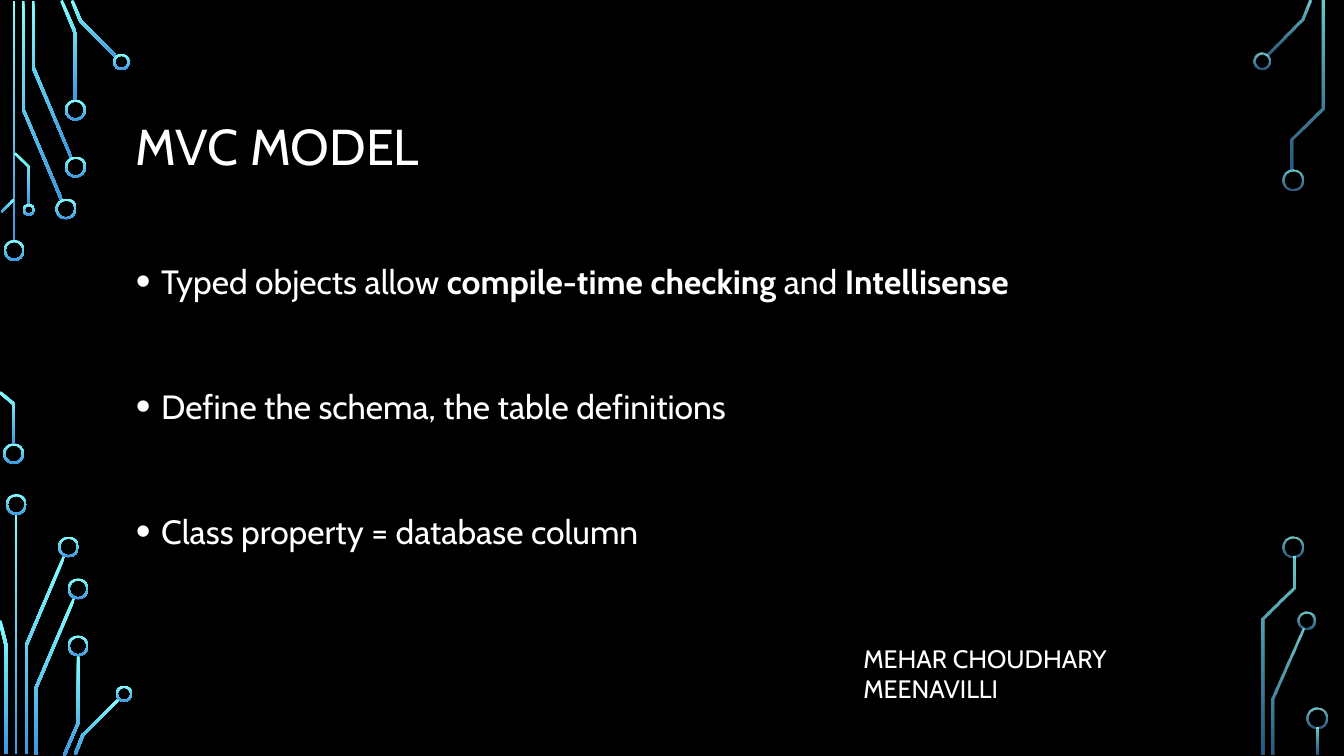
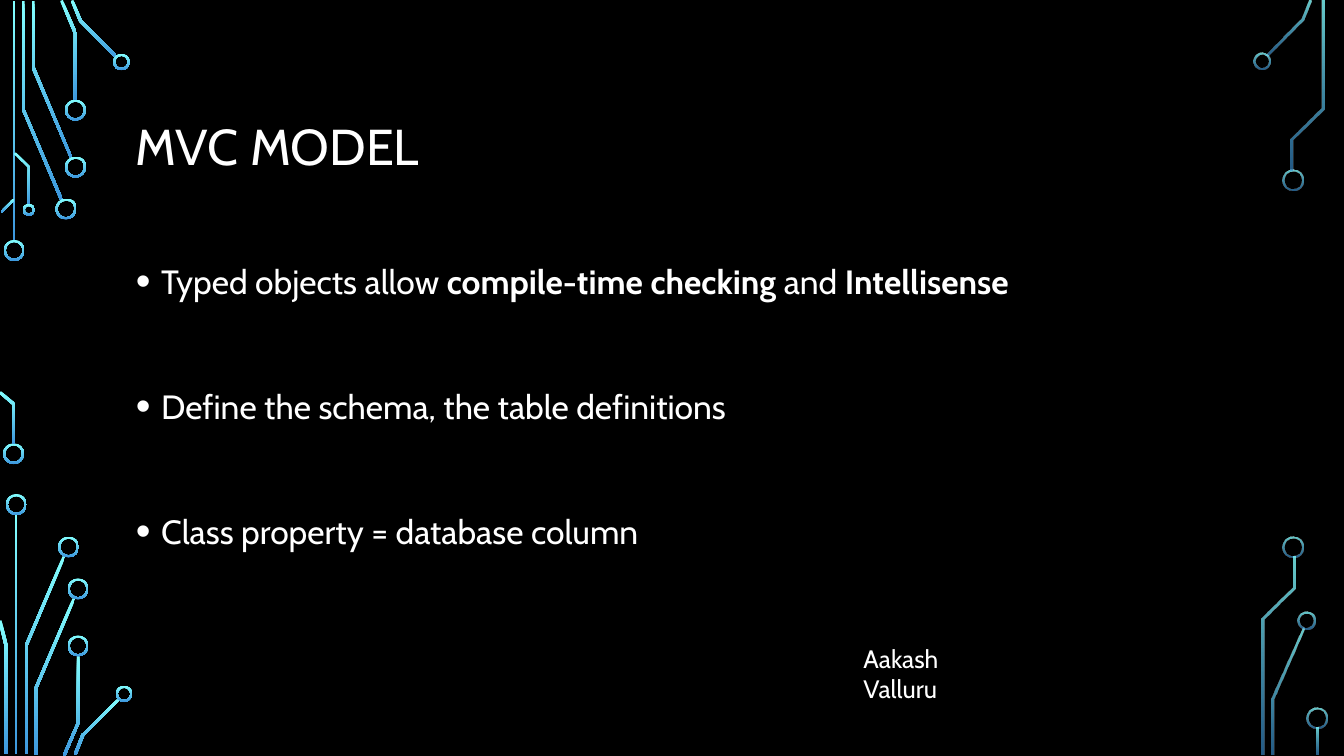
Before and after one commit to MeharChoudhary/WS4-Team, a slide deck: slide 5 of Models and designing schemas.pptx. Drawn at 1344x756 pixels with LibreOffice and Linux fonts; fonts in the diff are those of the drawing; background and template pictures are left out. Boxes give left, top, right and bottom in pixels: in the first picture for what was removed or moved away, otherwise in the second. Text is boxed around its words. In the diff, an @@ line names an element or a change of style, - is before the commit and + after.

```diff
--- a/Models and designing schemas.pptx
+++ b/Models and designing schemas.pptx
@@ text at [863,649,938,699]: text changed @@
-MEHAR CHOUDHARY MEENAVILLI
+Aakash Valluru
```
Also in this commit, not shown: 5 other slides changed.
